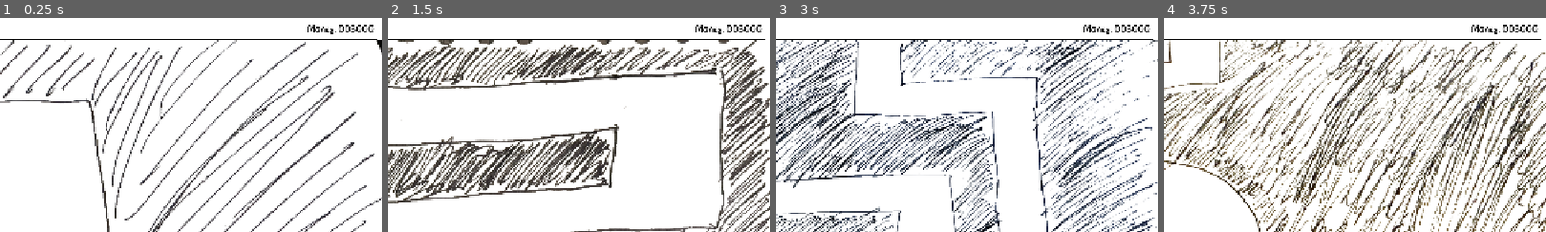
Above: before the commit, frames 1-4 (left to right).
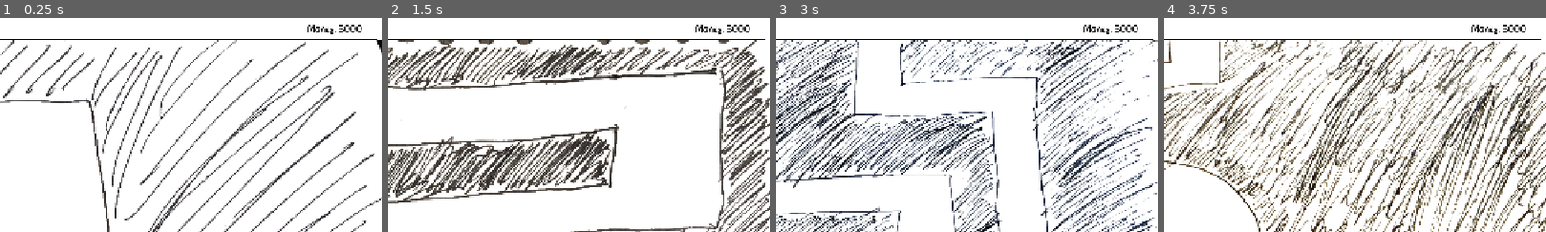
Above: after the commit, the same moments.

Repository: OzuYatamutsu/notebook-tower-defense
Game: Godot game, scene res://levels/MapSelect.tscn
Two runs of this game, one before a commit and one after it. Both use one fixed random seed, a clock stepped at 60 frames per second and the inputs below. Sound files missing from this copy of the repository are replaced by a short silence.
Inputs:
- Up to frame 1 (0.25 s): no input
- Up to frame 2 (1.5 s): click "Easy Street" at 0.5 s; click "Cool S" at 1.25 s
- Up to frame 3 (3 s): click "Easy Street" at 2 s; click "FE Lite" at 2.75 s
- Up to frame 4 (3.75 s): click "Digestion" at 3.5 s
The pictures show only the part of the screen within x 30-80%, y 0-50%; the shares and areas given below are measured in that part.

The runs differ from the first frame. In frame 1, 0.2% of the frame differs, in the area x 88-98%, y 3-7%; in frame 2, 0.2%; in frame 3, 0.2%; in frame 4, 0.2%.

Commit message:
Max money at 9999

Diff:
--- a/components/game_state.gd
+++ b/components/game_state.gd
@@ -4,7 +4,7 @@
 const STARTING_WINDOW_SIZE_PERCENT = 0.65
 
 const PLAYER_STARTING_MONEY: int = 3000
-
+const PLAYER_MAX_MONEY = 9999
 const CURRENT_LEVEL_GROUP = "level"
 const LEVEL_HITBOX_GROUP = "level_hitbox"
 const MOBS_GROUP = "mobs"
@@ -101,6 +101,8 @@
 
 func add_money(value: int) -> void:
     PLAYER_MONEY_REMAINING += value
+    if PLAYER_MONEY_REMAINING >= PLAYER_MAX_MONEY:
+        PLAYER_MONEY_REMAINING = PLAYER_MAX_MONEY
     MONEY_METER.update_value_text()
     TOWER_INFO_AND_BUY_PANEL.recalculate_money()
 
--- a/components/money_meter.gd
+++ b/components/money_meter.gd
@@ -1,7 +1,7 @@
 class_name MoneyMeter
 extends Control
 
-const NUM_DIGITS = 6
+const NUM_DIGITS = 4
 
 @onready var MoneyCountLabel: Label = $MoneyCountLabel
 
